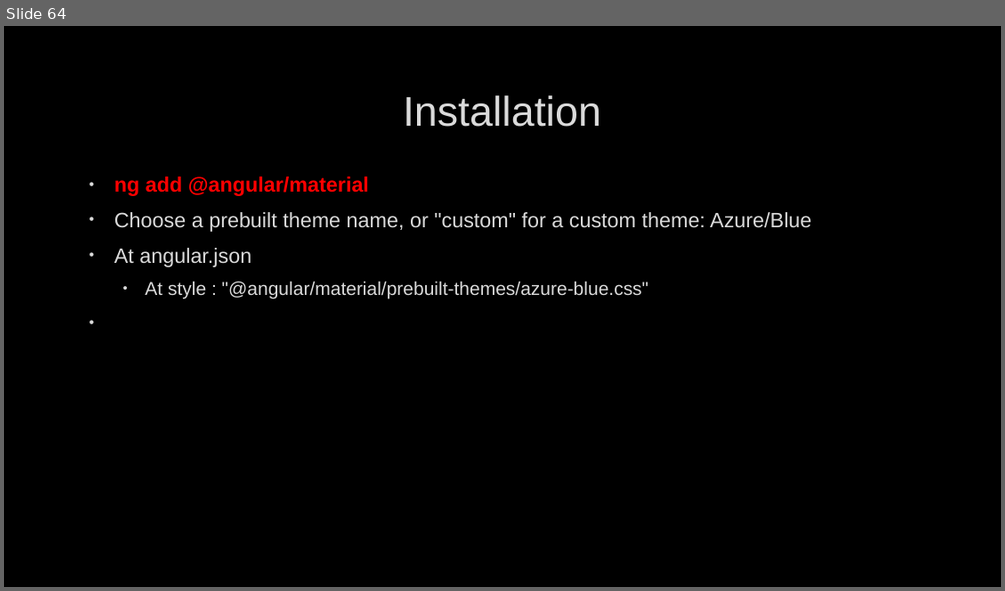
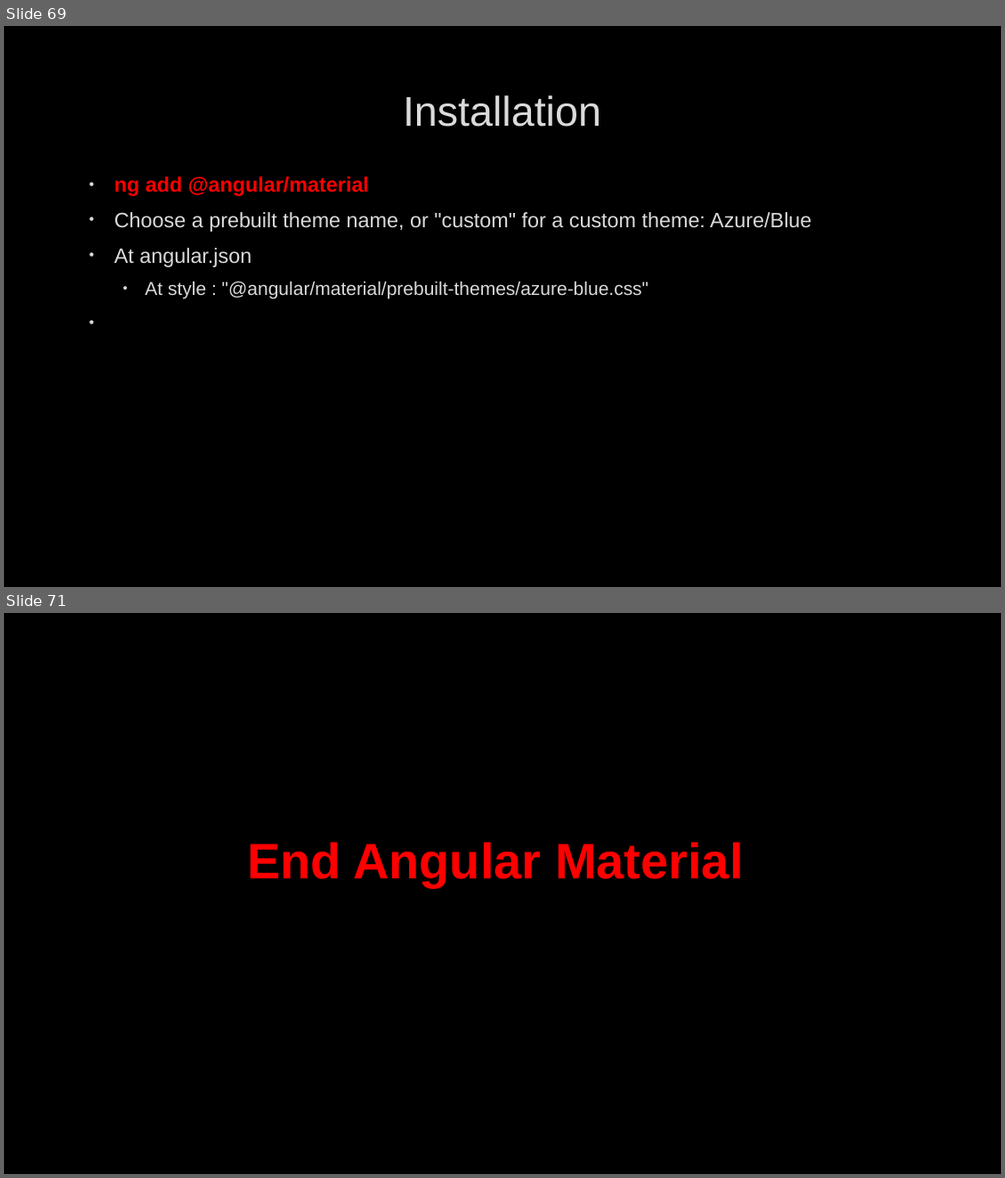
Before and after one commit to AhmedMohamedSamir1/Summary, a slide deck: Angular & type script/Angular.pptx. Shown one above the other, each under a label of ours: slide 64 before the commit, slides 69 and 71 after it; the slides between them are not shown. The pictures are 1005x591 and 1005x1178 pixels, drawn with LibreOffice and Linux fonts; fonts in the diff are those of the drawing; background and template pictures are left out. Boxes give left, top, right and bottom in pixels: in the first picture for what was removed or moved away, otherwise in the second. Text is boxed around its words. In the diff, an @@ line names an element or a change of style, - is before the commit and + after.

```diff
--- a/Angular & type script/Angular.pptx
+++ b/Angular & type script/Angular.pptx
@@ slide 71 added at box(4, 613, 1001, 1174), background picture (left out) @@
@@ title added at box(247, 842, 743, 887), 48 pt, text #FF0000, bold @@
+End Angular Material
@@ what was slide 64 is now slide 69 @@
```
Also in this commit, not shown: 7 slides changed, 6 other slides added, 1 slide removed.
